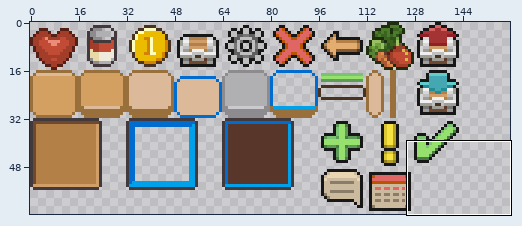
Sprite sheet, stored at assets/img/gui/gui.png. Above, an overview of the earlier version with the close-up marked.
Close-up. Before:
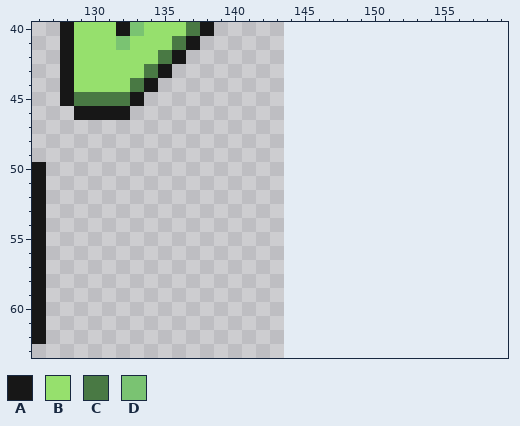
The file is 144x64 pixels. Colours within 5 levels of each other are drawn and written as one. Shown: x 126..159, y 40..63. The old version is drawn lined up with the new one, on the new canvas.
Palette (. is transparent): A #171717  B #96e06d  C #497944  D #7ac372
Pixels before, first column x 126:
40 ..ABBBADBBBCA
41 ..ABBBDBBBCA.
42 ..ABBBBBBCA..
43 ..ABBBBBCA...
44 ..ABBBBCA....
45 ..ACCCCA.....
46 ...AAAA......
47 .............
48 .............
49 .............
50 A............
51 A............
52 A............
53 A............
54 A............
55 A............
56 A............
57 A............
58 A............
59 A............
60 A............
61 A............
62 A............
After:
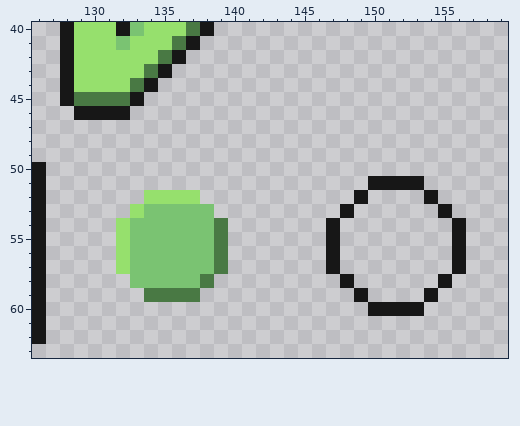
The exact change:
canvas 144x64 -> 160x64
y 51: x 150..153 .... -> AAAA
y 52: x 134..137 .... -> BBBB; x 149 . -> A; x 154 . -> A
y 53: x 133..138 ...... -> BDDDDD; x 148 . -> A; x 155 . -> A
y 54..57: x 132..139 ........ -> BDDDDDDC; x 147 . -> A; x 156 . -> A
y 58: x 133..138 ...... -> DDDDDC; x 148 . -> A; x 155 . -> A
y 59: x 134..137 .... -> CCCC; x 149 . -> A; x 154 . -> A
y 60: x 150..153 .... -> AAAA
